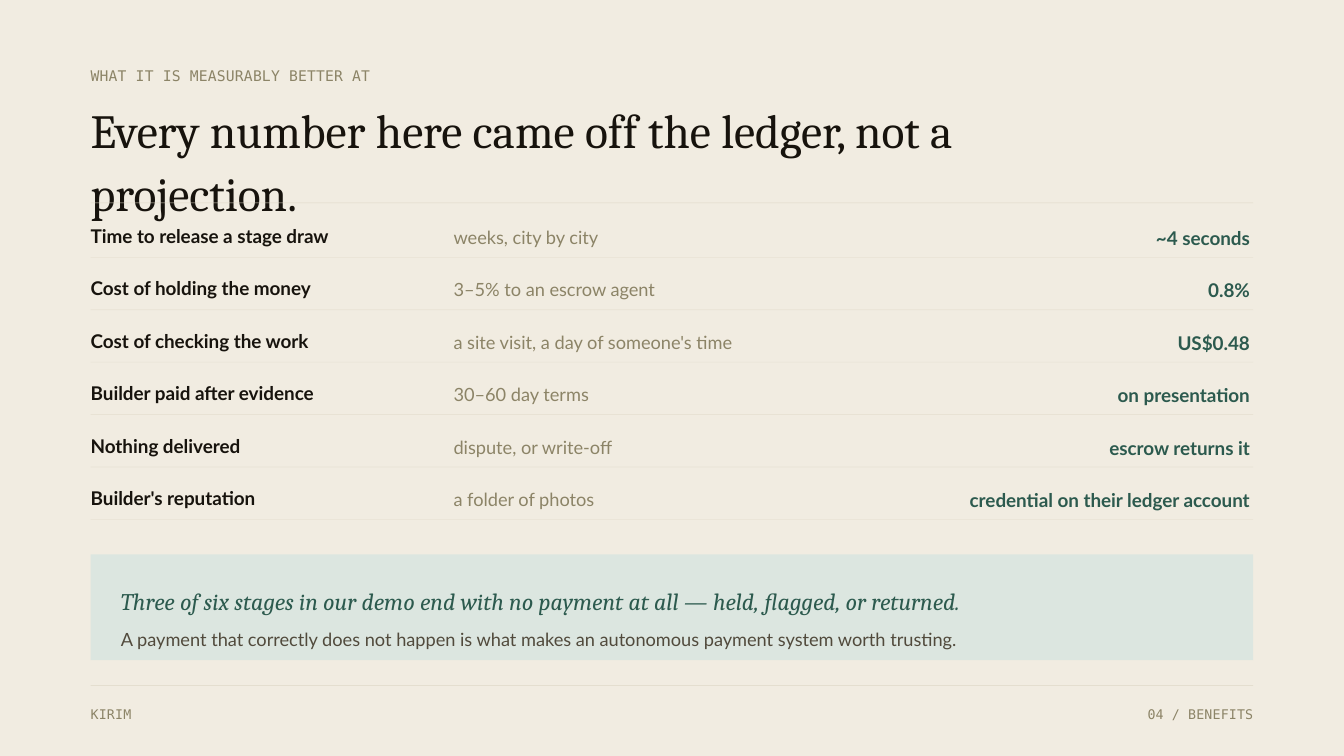
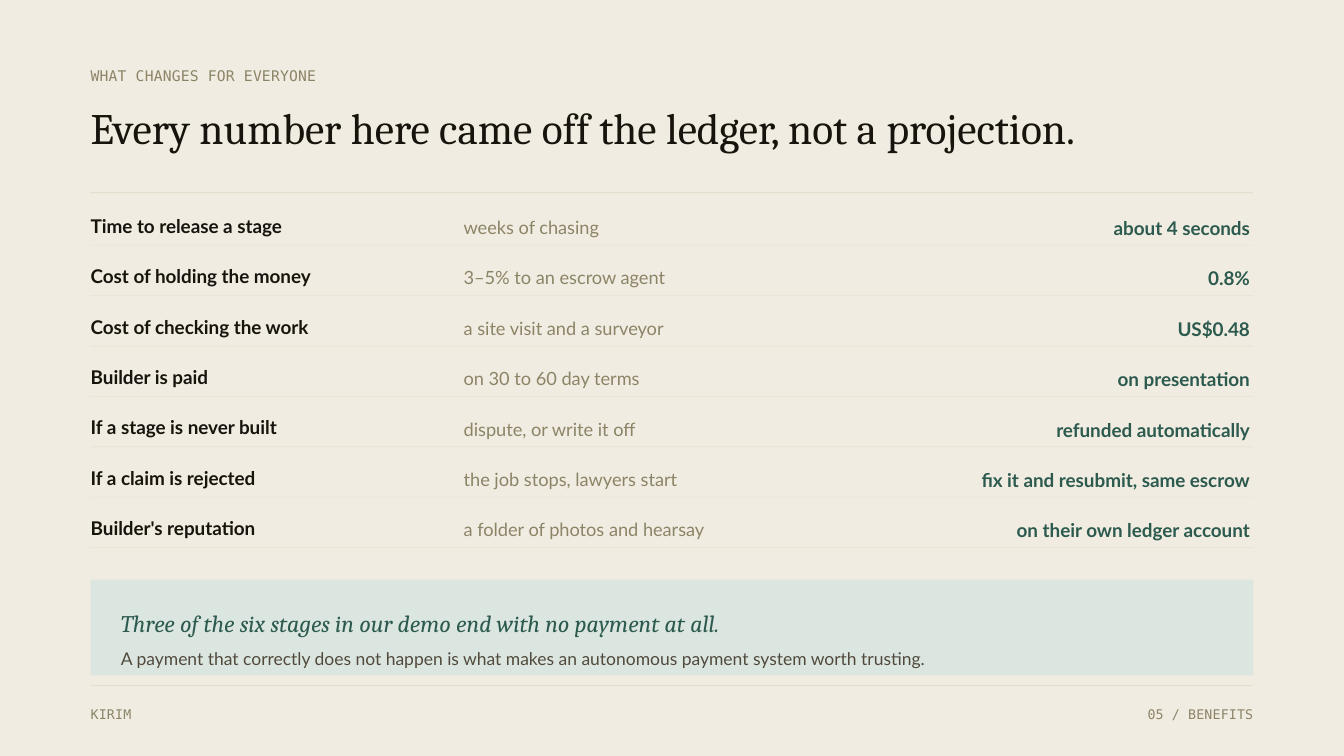
Before and after one commit to likalight/kirim, a slide deck: slide 7 of deck/KIRIM-pitch.pptx (slide 5 before the commit). Drawn at 1344x756 pixels with LibreOffice and Linux fonts; fonts in the diff are those of the drawing. Boxes give left, top, right and bottom in pixels: in the first picture for what was removed or moved away, otherwise in the second. Text is boxed around its words. In the diff, an @@ line names an element or a change of style, - is before the commit and + after.

```diff
--- a/deck/KIRIM-pitch.pptx
+++ b/deck/KIRIM-pitch.pptx
@@ text at [91,70,316,81]: text changed @@
-WHAT IT IS MEASURABLY BETTER AT
+WHAT CHANGES FOR EVERYONE
@@ text "Every number here came off ..." at [91,113,1075,154]: size 34 to 31 pt @@
@@ text at [91,219,282,237]: text changed @@
-Time to release a stage draw
+Time to release a stage
@@ text at [464,220,599,237]: text changed @@
-weeks, city by city
+weeks of chasing
@@ text at [1114,221,1250,235]: text changed @@
-~4 seconds
+about 4 seconds
@@ 2 rectangles, 1 text: place and size @@
-2 rectangles, 1 text at [91,203,1253,299]
+2 rectangles, 1 text at [91,193,1253,287]
@@ text "3–5% to an escrow agent": place and size @@
-text "3–5% to an escrow agent" at [454,283,655,299]
+text "3–5% to an escrow agent" at [464,271,665,287]
@@ text "0.8%": place and size @@
-text "0.8%" at [1208,283,1250,297]
+text "0.8%" at [1208,271,1250,285]
@@ text at [464,321,664,338]: text changed @@
-a site visit, a day of someone's time
+a site visit and a surveyor
@@ text "US$0.48": place and size @@
-text "US$0.48" at [1178,334,1250,352]
+text "US$0.48" at [1178,320,1250,338]
@@ 2 rectangles, 1 text: place and size @@
-2 rectangles, 1 text at [91,310,1253,363]
+2 rectangles, 1 text at [91,295,1253,347]
@@ text at [91,370,208,387]: text changed @@
-Builder paid after evidence
+Builder is paid
@@ text at [464,371,639,388]: text changed @@
-30–60 day terms
+on 30 to 60 day terms
@@ text "on presentation": place and size @@
-text "on presentation" at [1118,388,1250,405]
+text "on presentation" at [1118,372,1250,389]
@@ text removed at [91,439,240,457] @@
-Nothing delivered
@@ text added at [91,420,277,438], 13.5 pt, text #17130D, bold @@
+If a stage is never built
@@ text at [464,422,635,439]: text changed @@
-dispute, or write-off
+dispute, or write it off
@@ text added at [1056,423,1250,440], 13.5 pt, text #2C5A4E, bold @@
+refunded automatically
@@ text removed at [1109,441,1250,455] @@
-escrow returns it
@@ text added at [91,471,255,489], 13.5 pt, text #17130D, bold @@
+If a claim is rejected
@@ text added at [464,472,678,489], 13 pt, text #8C8467 @@
+the job stops, lawyers start
@@ text added at [982,473,1250,490], 13.5 pt, text #2C5A4E, bold @@
+fix it and resubmit, same escrow
@@ text "Builder's reputation": place and size @@
-text "Builder's reputation" at [91,491,255,508]
+text "Builder's reputation" at [91,521,255,538]
@@ 3 rectangles: place and size @@
-3 rectangles at [91,414,1253,520]
+3 rectangles at [91,396,1253,498]
@@ text at [464,522,704,539]: text changed @@
-a folder of photos
+a folder of photos and hearsay
@@ text at [1017,523,1250,541]: text changed @@
-credential on their ledger account
+on their own ledger account
@@ rectangle: place and size @@
-rectangle at [91,555,1253,660]
+rectangle at [91,580,1253,676]
@@ text at [121,615,719,637]: text changed @@
-Three of six stages in our demo end with no payment at all — held, flagged, or returned.
+Three of the six stages in our demo end with no payment at all.
@@ text "Three of the six stages ...": place and size @@
-text "Three of the six stages ..." at [121,593,959,650]
+text "Three of the six stages ..." at [121,615,925,668]
@@ text at [121,652,925,668]: size 13 to 12.5 pt in "A payment that correctly does not happen ..." @@
@@ text at [1148,709,1253,719]: text changed @@
-04 / BENEFITS
+05 / BENEFITS
```
Also in this commit, not shown: 7 slides added, 5 slides removed, 11 other files.
